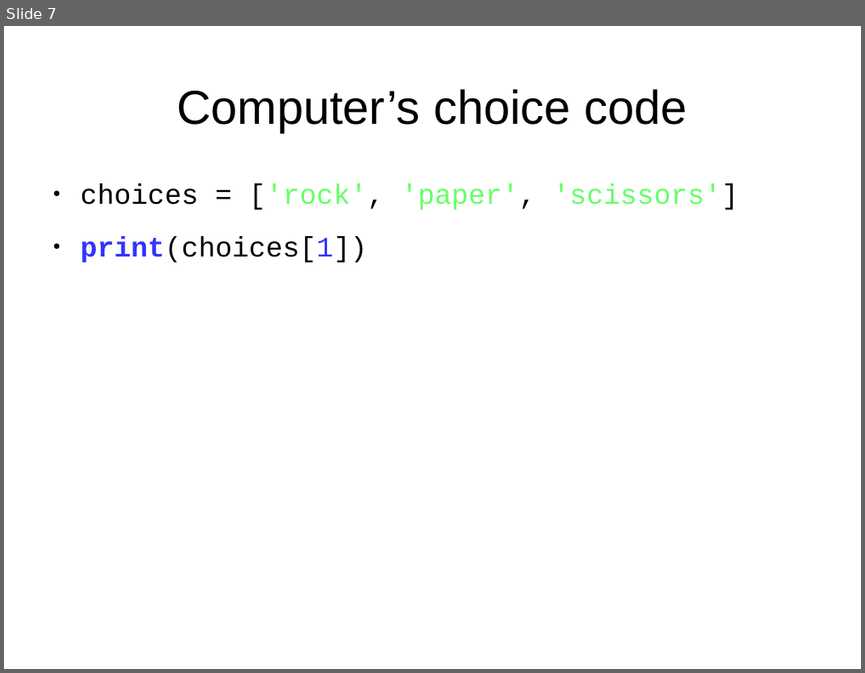
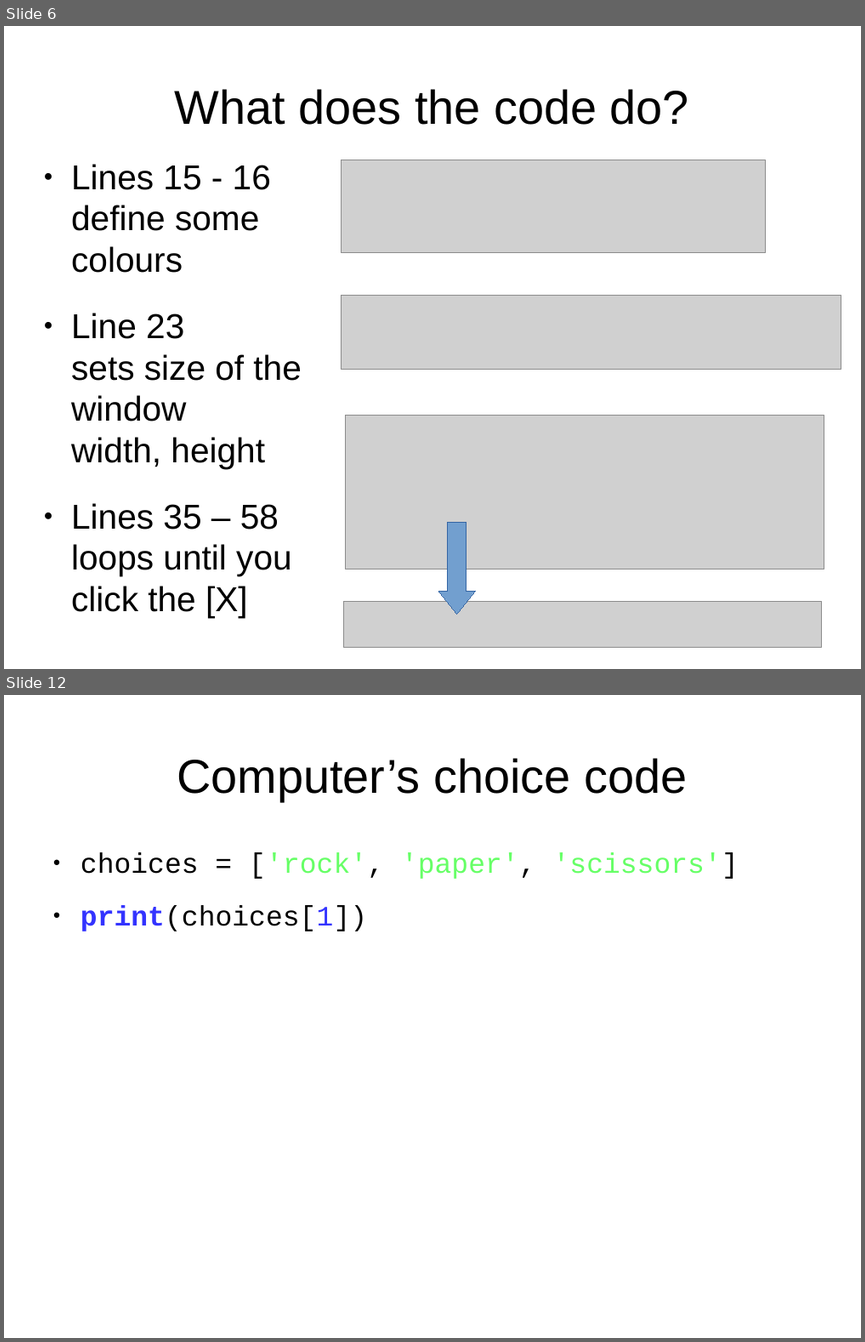
Before and after one commit to timzhood/python-rock, a slide deck: docs/bouncing_rectangle.odp. Shown one above the other, each under a label of ours: slide 7 before the commit, slides 6 and 12 after it; the slides between them are not shown. The pictures are 865x673 and 865x1342 pixels, drawn with LibreOffice and Linux fonts; fonts in the diff are those of the drawing; grey boxes stand for pictures. Boxes give left, top, right and bottom in pixels: in the first picture for what was removed or moved away, otherwise in the second. Text is boxed around its words. In the diff, an @@ line names an element or a change of style, - is before the commit and + after.

```diff
--- a/docs/bouncing_rectangle.odp
+++ b/docs/bouncing_rectangle.odp
@@ slide 6 added at (x1=4, y1=26, x2=861, y2=669), background #FFFFFF @@
@@ text added at (x1=175, y1=89, x2=689, y2=125), 44 pt, text #000000 @@
+What does the code do?
@@ text added at (x1=71, y1=164, x2=301, y2=618), 32 pt, text #000000 @@
+● Lines 15 - 16
+  define some
+  colours
+● Line 23
+  sets size of the
+  window
+  width, height
+● Lines 35 – 58
+  loops until you
+  click the [X]
@@ picture added at (x1=341, y1=160, x2=765, y2=253) @@
@@ picture added at (x1=341, y1=295, x2=841, y2=368) @@
@@ picture added at (x1=346, y1=414, x2=824, y2=568) @@
@@ down arrow added at (x1=438, y1=522, x2=475, y2=614), fill #729FCF, outline #3465A4 0 pt @@
@@ picture added at (x1=344, y1=601, x2=821, y2=647) @@
@@ what was slide 7 is now slide 12 @@
```
Also in this commit, not shown: 2 slides changed, 5 other slides added, 1 slide removed, 1 other file.
